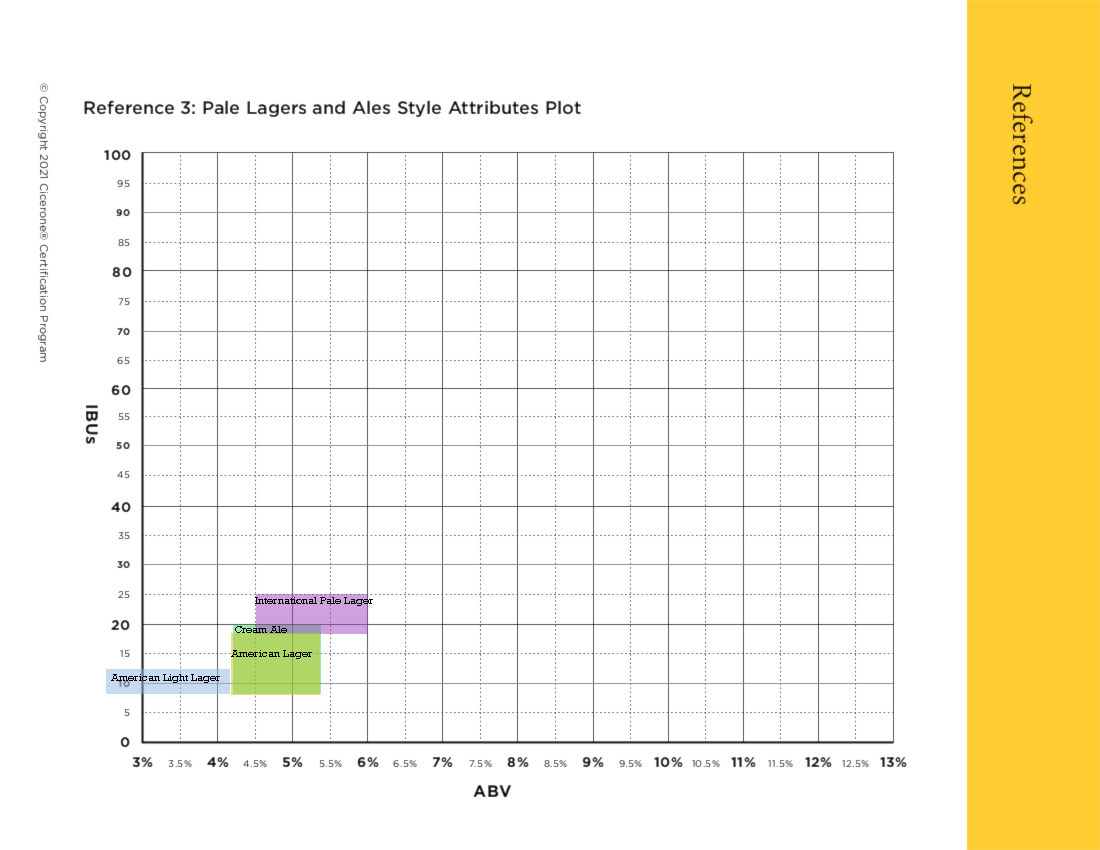
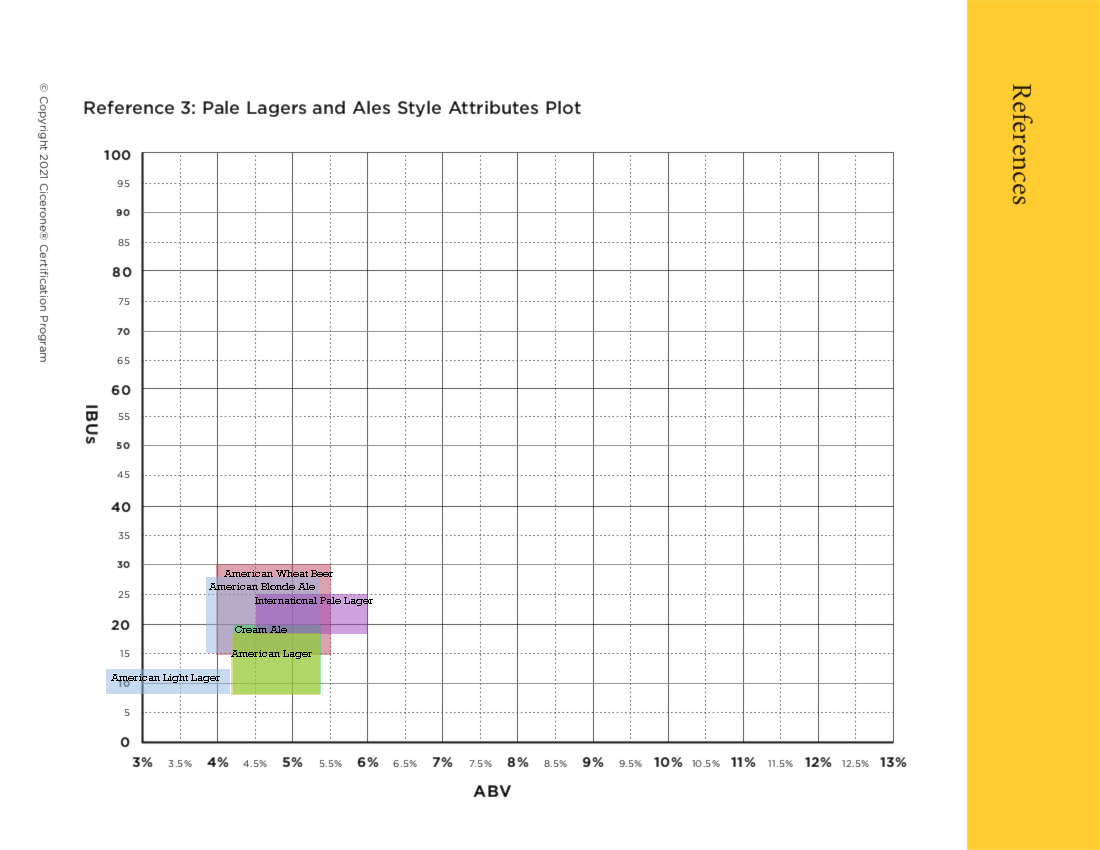
Layered file, before and after one edit (1100 x 850). Changes by layer:
added layer "American Blonde Ale #1" in group "Text" over [209, 583, 315, 590]
added layer "American Wheat Beer #1" in group "Text" over [224, 570, 333, 577]
added layer "American Blonde Ale" in group "Boxes" over [206, 577, 319, 653]
added layer "American Wheat Beer" in group "Boxes" over [216, 564, 331, 655]
